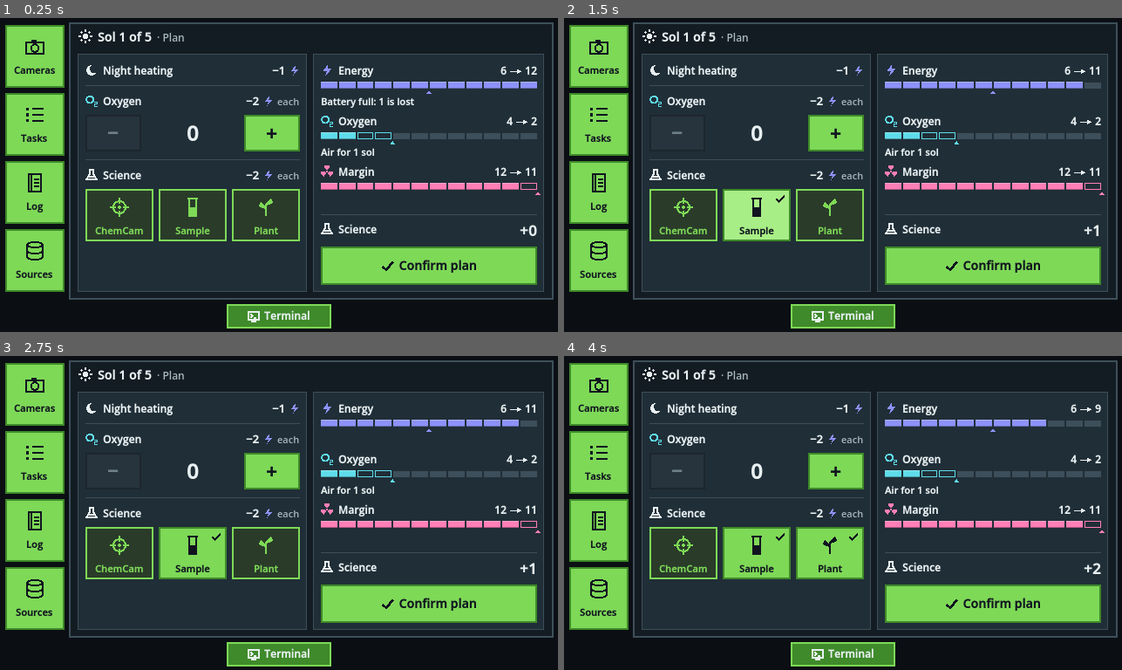
Above: before the commit, frames 1-4 (two rows, left to right).
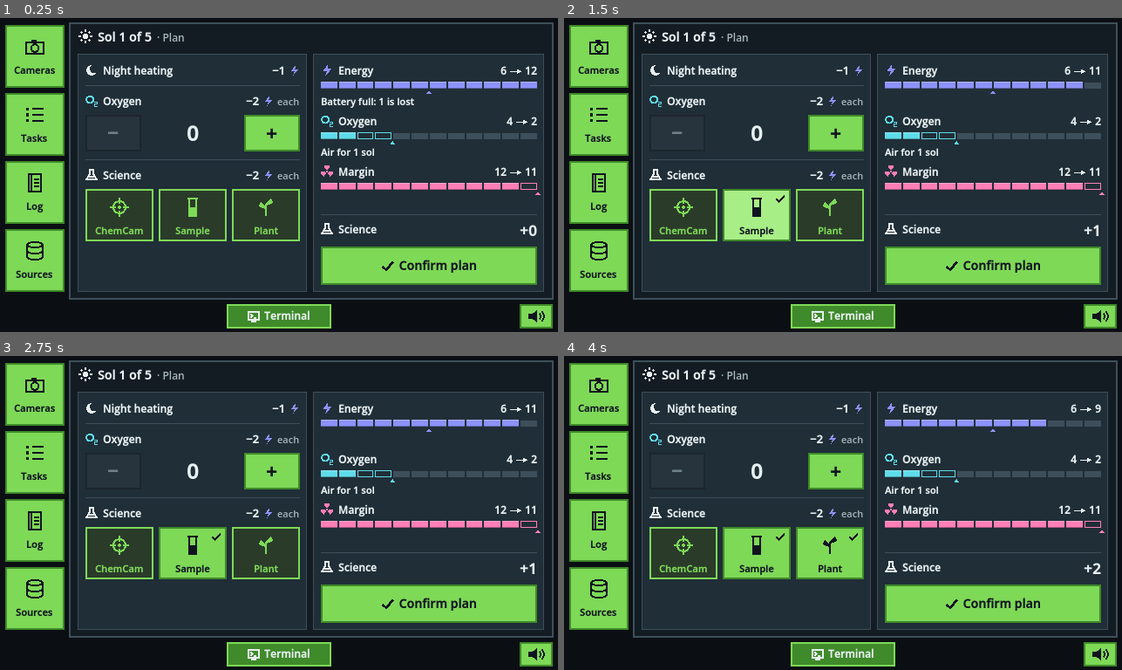
Above: after the commit, the same moments.

Repository: FreitasVarejo/five-sols-on-mars
Game: Godot game, scene res://main.tscn
Two runs of this game, one before a commit and one after it. Both use one fixed random seed, a clock stepped at 60 frames per second and the inputs below.
Inputs (mouse positions are in pixels of both pictures, inside the frame that each line leads up to):
- Up to frame 1 (0.25 s): no input
- Up to frame 2 (1.5 s): tap Enter at 0.5 s; move the mouse to (965, 159) at 0.52 s; hold D 0.53-1.25 s; tap P at 0.6 s; click (965, 159) at 0.67 s; tap Space at 1.25 s; drag from (731, 190) to (815, 237) at 1.27 s
- Up to frame 3 (2.75 s): tap Enter at 2 s; move the mouse to (334, 443) at 2.02 s; hold D from 2.03 s (still down); tap P at 2.1 s; click (334, 443) at 2.17 s
- Up to frame 4 (4 s): release D at 2.75 s; tap Space at 2.75 s; drag from (815, 575) to (675, 465) at 2.77 s; tap Enter at 3.5 s; move the mouse to (1010, 560) at 3.52 s; tap P at 3.6 s; click (1010, 560) at 3.67 s

The runs differ from the first frame. In frame 1, 0.4% of the frame differs, in the area x 93-100%, y 91-99%; in frame 2, 0.4%; in frame 3, 0.4%; in frame 4, 0.4%.

Commit message:
Põe o som num barramento SFX, com volume geral e botão de mudo guardado no navegador
Co-Authored-By: Claude Opus 5.5 <noreply@anthropic.com>
Claude-Session: https://claude.ai/code/session_01GWdXbiKWWM8P9F8LBcwyo6

Diff:
--- a/main.tscn
+++ b/main.tscn
@@ -17,6 +17,8 @@
 [ext_resource type="Shader" path="res://shaders/persiana.gdshader" id="16_persiana_sh"]
 [ext_resource type="Texture2D" path="res://assets/comodo/persiana.png" id="17_persiana"]
 [ext_resource type="Texture2D" path="res://assets/comodo/persiana_indice.png" id="18_indice"]
+[ext_resource type="Script" path="res://scripts/som.gd" id="19_som"]
+[ext_resource type="Script" path="res://scripts/botao_mudo.gd" id="20_mudo"]
 
 [sub_resource type="ShaderMaterial" id="ShaderMaterial_pan"]
 shader = ExtResource("6_shader")
@@ -36,6 +38,9 @@
 grow_vertical = 2
 mouse_filter = 2
 script = ExtResource("1_main")
+
+[node name="Som" type="Node" parent="."]
+script = ExtResource("19_som")
 
 [node name="Sala" type="Control" parent="."]
 layout_mode = 3
@@ -167,3 +172,13 @@
 grow_vertical = 2
 mouse_filter = 2
 script = ExtResource("14_terminal")
+
+[node name="BotaoMudo" type="Control" parent="."]
+layout_mode = 1
+anchors_preset = 15
+anchor_right = 1.0
+anchor_bottom = 1.0
+grow_horizontal = 2
+grow_vertical = 2
+mouse_filter = 2
+script = ExtResource("20_mudo")
--- /dev/null
+++ b/scripts/botao_mudo.gd
@@ -0,0 +1,53 @@
+extends Control
+## Botão de mudo: no canto direito da faixa de baixo, na mesma linha do botão TERMINAL, fixo em
+## todas as fases e clicável também com o card da Terra aberto. É o último nó da cena: fica por cima
+## do terminal e recebe o clique antes dele. Não faz clique (o som é o próprio mudo).
+##
+## Ícone desenhado por código (alto-falante; riscado quando mudo). Cor [R]: verde só no que se clica.
+## Fica longe da seta direita do pan (meio da borda, y 120 a 240) e do botão TERMINAL (x 260 a 380).
+
+const Desenho := preload("res://scripts/desenho.gd")
+const Som := preload("res://scripts/som.gd")
+
+const BOTAO := Rect2(596, 328, 38, 28)
+
+var som: Som
+
+var _hover := false
+
+
+func _ready() -> void:
+	mouse_filter = Control.MOUSE_FILTER_IGNORE
+	set_anchors_preset(Control.PRESET_FULL_RECT)
+
+
+## Nome -> [x, y, w, h], no formato do ui() do terminal (a sonda de teste lê).
+func ui() -> Dictionary:
+	return {"mudo": [roundi(BOTAO.position.x), roundi(BOTAO.position.y), roundi(BOTAO.size.x), roundi(BOTAO.size.y)]}
+
+
+func _input(event: InputEvent) -> void:
+	if som == null:
+		return
+	if event is InputEventMouse:
+		var dentro := BOTAO.has_point(event.position)
+		if dentro != _hover:
+			_hover = dentro
+			queue_redraw()
+	if event is InputEventMouseButton and event.pressed and event.button_index == MOUSE_BUTTON_LEFT \
+			and BOTAO.has_point(event.position):
+		som.alternar_mudo()
+		queue_redraw()
+		get_viewport().set_input_as_handled()
+
+
+func _draw() -> void:
+	if som == null:
+		return
+	var fundo := Desenho.VERDE_CLARO if _hover else Desenho.VERDE
+	draw_rect(BOTAO, Desenho.VERDE_ESCURO)
+	draw_rect(BOTAO.grow(-2.0), fundo)
+	var lado := 20.0
+	var icone := "alto_falante_mudo" if som.esta_mudo() else "alto_falante"
+	Desenho.icone(self, icone, Rect2(BOTAO.get_center() - Vector2(lado, lado) / 2.0, Vector2(lado, lado)),
+		Desenho.TEXTO_ESCURO, fundo)
--- a/scripts/desenho.gd
+++ b/scripts/desenho.gd
@@ -306,3 +306,15 @@
 				for k in 9:
 					arco.append(Vector2(xc + cos(k * PI / 8.0) * rx, p.y + s * yb + sin(k * PI / 8.0) * ry))
 				ci.draw_polyline(arco, cor, w)
+		"alto_falante", "alto_falante_mudo":
+			# Corpo e cone do alto-falante; com som, duas ondas; mudo, as ondas somem e um risco corta tudo.
+			ci.draw_rect(Rect2(p.x + s * 0.06, p.y + s * 0.36, s * 0.20, s * 0.28), cor)
+			ci.draw_colored_polygon(PackedVector2Array([
+				p + Vector2(s * 0.26, s * 0.36), p + Vector2(s * 0.56, s * 0.14), p + Vector2(s * 0.56, s * 0.86),
+				p + Vector2(s * 0.26, s * 0.64)]), cor)
+			if nome == "alto_falante":
+				ci.draw_arc(p + Vector2(s * 0.56, s * 0.5), s * 0.20, deg_to_rad(-50), deg_to_rad(50), 8, cor, w)
+				ci.draw_arc(p + Vector2(s * 0.56, s * 0.5), s * 0.38, deg_to_rad(-50), deg_to_rad(50), 8, cor, w)
+			else:
+				ci.draw_line(p + Vector2(s * 0.14, s * 0.92), p + Vector2(s * 0.94, s * 0.08), fundo, w * 3.0)
+				ci.draw_line(p + Vector2(s * 0.14, s * 0.92), p + Vector2(s * 0.94, s * 0.08), cor, maxf(2.0, w * 1.4))
--- a/scripts/main.gd
+++ b/scripts/main.gd
@@ -27,6 +27,7 @@
 const TelaComunicacao := preload("res://scripts/tela_comunicacao.gd")
 const Persiana := preload("res://scripts/persiana.gd")
 const Janela := preload("res://scripts/janela.gd")
+const Som := preload("res://scripts/som.gd")
 const SONDA_PERIODO_S := 0.2  # no turno a sonda se atualiza pelo menos 5 vezes por segundo
 
 const PANORAMAS := {
@@ -58,6 +59,8 @@
 @onready var _contornos: Control = $HUD/Contornos
 @onready var _hud_turno: Control = $HUD/HudTurno
 @onready var _terminal: Control = $Terminal
+@onready var _som: Som = $Som
+@onready var _botao_mudo: Control = $BotaoMudo
 
 var _botoes := {}  # nome -> Rect2 no panorama (o que se clica)
 var _regioes_telas := {}  # nome -> Rect2 no panorama (telas: só para os contornos de depuração)
@@ -93,6 +96,7 @@
 	_parametros = _parametros_da_url()
 	_sondar = _parametros.get("sonda") == "1"
 	_terminal.gravar_textos = _sondar
+	_botao_mudo.som = _som
 	_aplicar_stretch_da_url()
 	# Inglês por padrão; ?lang=pt troca para português. O idioma do navegador não conta.
 	TranslationServer.set_locale("pt" if _parametros.get("lang") == "pt" else "en")
@@ -536,6 +540,7 @@
 			var r := _rect_na_tela(_botoes[nome])
 			if r.size.x >= 4.0 and r.size.y >= 4.0:
 				ui[nome] = [roundi(r.position.x), roundi(r.position.y), roundi(r.size.x), roundi(r.size.y)]
+	ui.merge(_botao_mudo.ui())
 	for par in [["seta_esq", _seta_esq], ["seta_dir", _seta_dir]]:
 		if par[1].is_visible_in_tree() and not par[1].disabled:
 			var r: Rect2 = par[1].get_global_rect()
@@ -557,9 +562,9 @@
 func _sonda_se_mudou() -> void:
 	if not _sondar:
 		return
-	var chave := "%s|%d|%s|%s|%d|%s|%s|%s|%s|%s|%s|%s" % [_missao.fase, _missao.versao, _terminal.aberto, _terminal.fase_ui,
+	var chave := "%s|%d|%s|%s|%d|%s|%s|%s|%s|%s|%s|%s|%s|%d" % [_missao.fase, _missao.versao, _terminal.aberto, _terminal.fase_ui,
 		_pan_inteiro, _estado, _hover, _depurar, _seta_esq.visible, JSON.stringify(_terminal.ui()),
-		_terminal.aba_na_tela(), _terminal.card_aberto]
+		_terminal.aba_na_tela(), _terminal.card_aberto, _som.esta_mudo(), _som.total]
 	var agora := Time.get_ticks_msec() / 1000.0
 	if chave != _sonda_chave or (_missao.fase == "turno" and agora - _sonda_t >= SONDA_PERIODO_S):
 		_sonda_chave = chave
@@ -605,6 +610,7 @@
 		"terminal_aberto": _terminal.aberto,
 		"aba": _terminal.aba_na_tela(), "card_aberto": _terminal.card_aberto, "textos": _terminal.textos(),
 		"idioma": TranslationServer.get_locale(),
+		"som": {"mudo": _som.esta_mudo(), "total": _som.total, "tocados": _som.historico},
 		"ui": _ui_da_tela(),
 		"sol_poeira": m.sol_poeira, "sol_quebra": m.sol_quebra, "poeira": m.eh_poeira(),
 		"gerador_quebrado": m.st["gerador_quebrado"], "lista_acabou": m.lista_acabou(), "acelerado": m.acelerado,
--- a/scripts/persiana.gd
+++ b/scripts/persiana.gd
@@ -14,9 +14,10 @@
 const DURACAO_PADRAO := 1.5
 const DURACAO_MIN := 0.5
 const DURACAO_MAX := 3.0
+const Som := preload("res://scripts/som.gd")
 const SOM_LAMINA := preload("res://assets/sons/persiana_lamina.ogg")
 const SOM_FECHO := preload("res://assets/sons/persiana_fecho.ogg")
-const VOLUME_DB := -4.0  # de todos os sons da persiana; o único botão de volume dela
+const VOLUME_DB := -4.0  # de todos os sons da persiana, em relação ao volume geral do barramento SFX (som.gd)
 const VOLUME_BATIDA_DB := -7.0  # das batidas por lâmina, em relação à trava e ao fecho
 const PITCH_MIN := 0.9
 const PITCH_MAX := 1.1
@@ -56,7 +57,9 @@
 	duracao = duracao_s
 	_anterior.visible = false
 	_aplicar(0.0)
+	Som.garantir_barramento()
 	_tocador = AudioStreamPlayer.new()
+	_tocador.bus = Som.BARRAMENTO
 	_tocador.stream = AudioStreamPolyphonic.new()
 	_tocador.max_polyphony = 16
 	add_child(_tocador)
--- /dev/null
+++ b/scripts/som.gd
@@ -0,0 +1,102 @@
+extends Node
+## Som do jogo: o barramento SFX, o volume geral, o mudo e os sons do terminal e dos cliques.
+##
+## Todo player de som do jogo toca no barramento SFX (a persiana inclusive, que mantém o -4 dB
+## relativo dela). O volume geral é VOLUME_GERAL_DB, aplicado ao barramento; o mudo é o mute dele.
+##
+## O mudo fica guardado no navegador (localStorage, só no Web). Fora do Web, ou se o acesso falhar,
+## o jogo segue sem mudo guardado: vale só na sessão.
+
+const BARRAMENTO := &"SFX"
+const VOLUME_GERAL_DB := 0.0   # o único botão de volume do jogo; a persiana tem o -4 dB dela por cima
+const CHAVE_MUDO := "five-sols-on-mars.mudo"
+const MAX_HISTORICO := 40
+
+const SONS := {
+	"clique_navegar": preload("res://assets/sons/clique_navegar.ogg"),
+	"clique_confirmar": preload("res://assets/sons/clique_confirmar.ogg"),
+	"clique_abrigo": preload("res://assets/sons/clique_abrigo.ogg"),
+	"terminal_sobe": preload("res://assets/sons/terminal_sobe.ogg"),
+	"terminal_desce": preload("res://assets/sons/terminal_desce.ogg"),
+	"desligar": preload("res://assets/sons/desligar.ogg"),
+}
+
+## O que a sonda de teste lê: os nomes dos últimos sons pedidos (mesmo com o mudo ligado) e a contagem.
+var historico: Array = []
+var total := 0
+
+var _tocador: AudioStreamPlayer
+var _playback: AudioStreamPlaybackPolyphonic
+
+
+## Cria o barramento SFX se ainda não existe (é seguro chamar de novo) e aplica o volume geral.
+## Devolve o índice do barramento.
+static func garantir_barramento() -> int:
+	var i := AudioServer.get_bus_index(BARRAMENTO)
+	if i == -1:
+		AudioServer.add_bus()
+		i = AudioServer.bus_count - 1
+		AudioServer.set_bus_name(i, BARRAMENTO)
+		AudioServer.set_bus_send(i, &"Master")
+	AudioServer.set_bus_volume_db(i, VOLUME_GERAL_DB)
+	return i
+
+
+## O texto guardado no navegador vira o mudo: só "1" liga.
+static func mudo_de_texto(texto: Variant) -> bool:
+	return str(texto) == "1"
+
+
+func _ready() -> void:
+	var i := garantir_barramento()
+	AudioServer.set_bus_mute(i, _ler_guardado())
+	_tocador = AudioStreamPlayer.new()
+	_tocador.bus = BARRAMENTO
+	_tocador.stream = AudioStreamPolyphonic.new()
+	_tocador.max_polyphony = 8
+	add_child(_tocador)
+	_tocador.play()
+	_playback = _tocador.get_stream_playback()
+
+
+func esta_mudo() -> bool:
+	var i := AudioServer.get_bus_index(BARRAMENTO)
+	return i != -1 and AudioServer.is_bus_mute(i)
+
+
+func definir_mudo(mudo: bool) -> void:
+	AudioServer.set_bus_mute(garantir_barramento(), mudo)
+	_guardar(mudo)
+
+
+func alternar_mudo() -> void:
+	definir_mudo(not esta_mudo())
+
+
+## Toca o som `nome` (uma chave de SONS) e o registra para a sonda.
+func tocar(nome: String) -> void:
+	if not SONS.has(nome):
+		return
+	total += 1
+	historico.append(nome)
+	if historico.size() > MAX_HISTORICO:
+		historico.pop_front()
+	if _playback != null:
+		_playback.play_stream(SONS[nome])
+
+
+# --- localStorage (só Web) --------------------------------------------------------
+
+static func _ler_guardado() -> bool:
+	if not OS.has_feature("web"):
+		return false
+	var valor = JavaScriptBridge.eval(
+		"(function(){try{return window.localStorage.getItem('%s')}catch(e){return null}})()" % CHAVE_MUDO, true)
+	return mudo_de_texto(valor)
+
+
+static func _guardar(mudo: bool) -> void:
+	if not OS.has_feature("web"):
+		return
+	JavaScriptBridge.eval(
+		"(function(){try{window.localStorage.setItem('%s','%s')}catch(e){}})()" % [CHAVE_MUDO, "1" if mudo else "0"], true)
--- /dev/null
+++ b/tests/test_som.gd
@@ -0,0 +1,63 @@
+extends SceneTree
+## Teste headless do som (scripts/som.gd): o barramento SFX, o volume geral e o mudo.
+## Roda com: godot --headless --path . --script tests/test_som.gd
+## Sai com código 1 se algo falhar e imprime cada falha.
+
+const Som := preload("res://scripts/som.gd")
+
+var falhas := 0
+var total := 0
+
+
+func _init() -> void:
+	_barramento()
+	_mudo()
+	_tocar()
+	print("%d verificações, %d falhas" % [total, falhas])
+	quit(1 if falhas > 0 else 0)
+
+
+func _igual(obtido, esperado, nome: String) -> void:
+	total += 1
+	if obtido != esperado:
+		falhas += 1
+		printerr("FALHOU: %s (obtido %s, esperado %s)" % [nome, str(obtido), str(esperado)])
+
+
+func _barramento() -> void:
+	_igual(AudioServer.get_bus_index(Som.BARRAMENTO), -1, "sem o barramento antes")
+	var i := Som.garantir_barramento()
+	_igual(AudioServer.get_bus_name(i), "SFX", "nome do barramento")
+	_igual(AudioServer.get_bus_send(i), &"Master", "envia ao Master")
+	_igual(AudioServer.get_bus_volume_db(i), Som.VOLUME_GERAL_DB, "volume geral no barramento")
+	var n := AudioServer.bus_count
+	_igual(Som.garantir_barramento(), i, "garantir de novo devolve o mesmo")
+	_igual(AudioServer.bus_count, n, "garantir de novo não cria outro")
+
+
+func _mudo() -> void:
+	var som := Som.new()
+	som.definir_mudo(false)
+	_igual(som.esta_mudo(), false, "começa sem mudo")
+	som.alternar_mudo()
+	_igual(som.esta_mudo(), true, "alternar liga")
+	_igual(AudioServer.is_bus_mute(AudioServer.get_bus_index(Som.BARRAMENTO)), true, "o mudo é o do barramento")
+	som.alternar_mudo()
+	_igual(som.esta_mudo(), false, "alternar desliga")
+	_igual(Som.mudo_de_texto("1"), true, "texto 1 é mudo")
+	_igual(Som.mudo_de_texto("0"), false, "texto 0 não é")
+	_igual(Som.mudo_de_texto(null), false, "nulo não é")
+	_igual(Som.mudo_de_texto("lixo"), false, "lixo não é")
+	som.free()
+
+
+func _tocar() -> void:
+	var som := Som.new()
+	som.tocar("terminal_sobe")
+	som.tocar("não_existe")
+	som.tocar("desligar")
+	_igual(som.historico, ["terminal_sobe", "desligar"], "histórico dos sons pedidos")
+	_igual(som.total, 2, "contagem")
+	for nome: String in Som.SONS:
+		_igual(Som.SONS[nome] is AudioStream, true, "som carregado: " + nome)
+	som.free()
Not shown, added: assets/sons/clique_abrigo.ogg.import
Not shown, added: assets/sons/clique_confirmar.ogg.import
Not shown, added: assets/sons/clique_navegar.ogg.import
Not shown, added: assets/sons/desligar.ogg.import
Not shown, added: assets/sons/terminal_desce.ogg.import
Not shown, added: assets/sons/terminal_sobe.ogg.import
Not shown, added: scripts/botao_mudo.gd.uid
Not shown, added: scripts/som.gd.uid
Not shown, added: tests/test_som.gd.uid
Not shown, added: assets/sons/clique_abrigo.ogg
Not shown, added: assets/sons/clique_confirmar.ogg
Not shown, added: assets/sons/clique_navegar.ogg
(and 3 more such lines)
